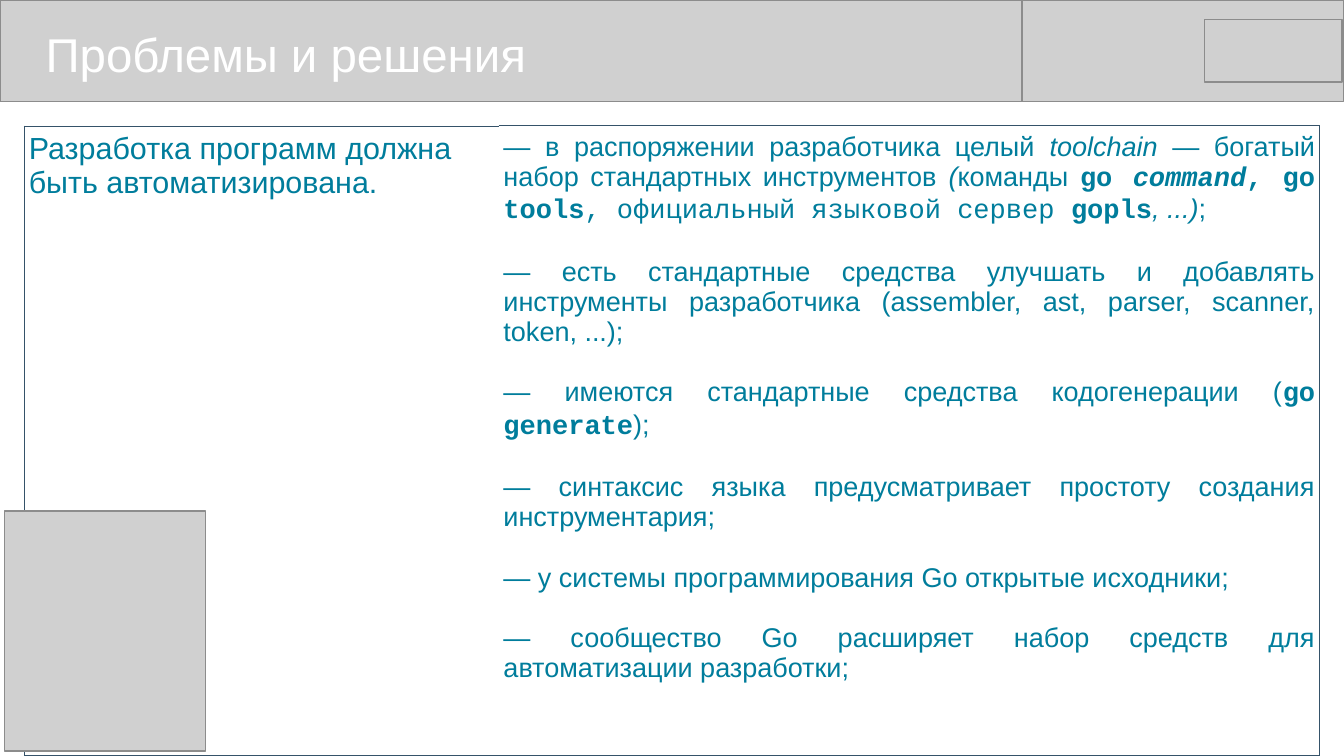
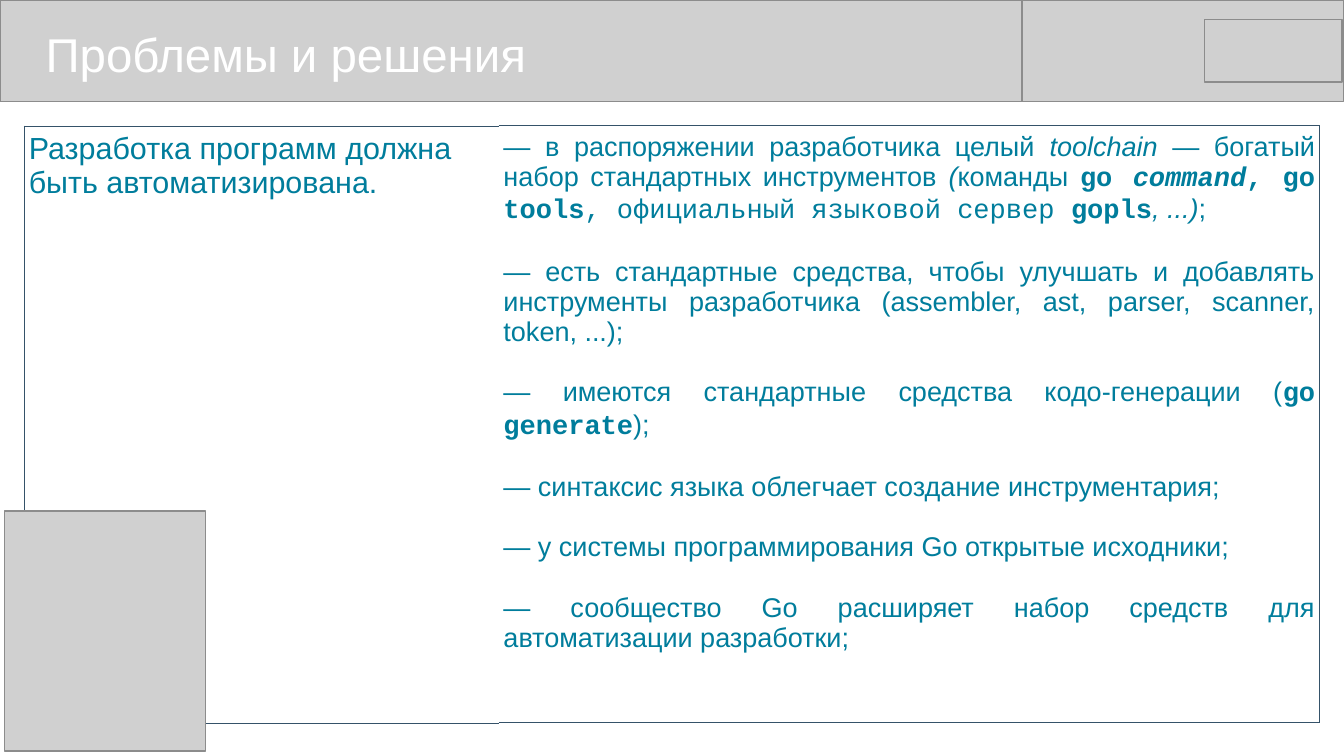
Before and after one commit to mike-shock/Go_language, a slide deck: slide 16 of view/Go_View.odp. Drawn at 1344x756 pixels with LibreOffice and Linux fonts; fonts in the diff are those of the drawing; grey boxes stand for pictures. Boxes give left, top, right and bottom in pixels: in the first picture for what was removed or moved away, otherwise in the second. Text is boxed around its words. In the diff, an @@ line names an element or a change of style, - is before the commit and + after.

```diff
--- a/view/Go_View.odp
+++ b/view/Go_View.odp
@@ table at <box>24,126,1321,687</box> @@
-row 1, column 2: — в распоряжении разработчика целый toolchain — богатый набор стандартных инструментов (команды go command, go tools, официальный языковой сервер gopls, ...); / — есть стандартные средства улучшать и добавлять инструменты разработчика (assembler, ast, parser, scanner, token, ...); / — имеются стандартные средства кодогенерации (go generate); / — синтаксис языка предусматривает простоту создания инструментария; / — у системы программирования Go открытые исходники; / — сообщество Go расширяет набор средств для автоматизации разработки;
+row 1, column 2: — в распоряжении разработчика целый toolchain — богатый набор стандартных инструментов (команды go command, go tools, официальный языковой сервер gopls, ...); / — есть стандартные средства, чтобы улучшать и добавлять инструменты разработчика (assembler, ast, parser, scanner, token, ...); / — имеются стандартные средства кодо-генерации (go generate); / — синтаксис языка облегчает создание инструментария; / — у системы программирования Go открытые исходники; / — сообщество Go расширяет набор средств для автоматизации разработки;
```
Also in this commit, not shown: 8 other slides changed, 1 other file.
